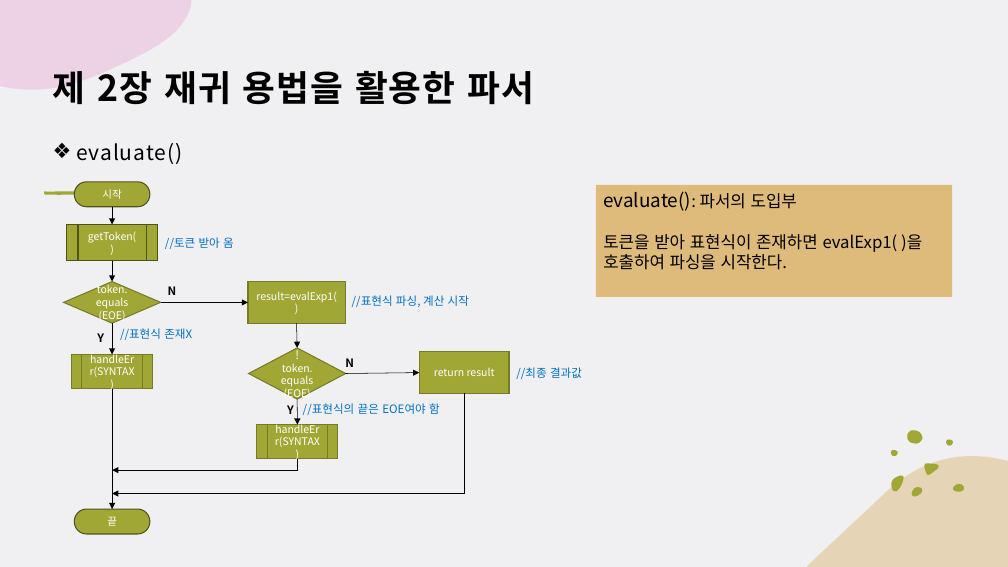
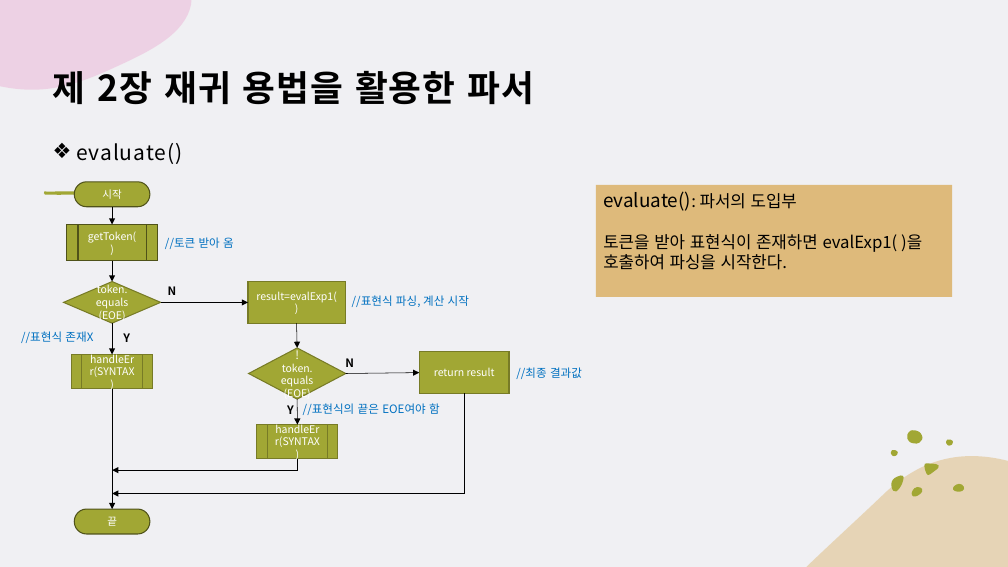
Before and after one commit to chaewon12/art-of-Java, a slide deck: slide 6 of Chapter02/CH02(21.12.27).pptx (slide 5 before the commit). Drawn at 1008x567 pixels with LibreOffice and Linux fonts; fonts in the diff are those of the drawing. Boxes give left, top, right and bottom in pixels: in the first picture for what was removed or moved away, otherwise in the second. Text is boxed around its words. In the diff, an @@ line names an element or a change of style, - is before the commit and + after.

```diff
--- a/Chapter02/CH02(21.12.27).pptx
+++ b/Chapter02/CH02(21.12.27).pptx
@@ text "//표현식 존재X" moved from (x1=120, y1=328, x2=192, y2=340) to (x1=21, y1=331, x2=93, y2=343) @@
@@ text "Y" moved from (x1=97, y1=333, x2=104, y2=342) to (x1=123, y1=333, x2=130, y2=342) @@
```
Also in this commit, not shown: 14 other slides changed, 1 slide added, 1 slide removed, 2 other files.
